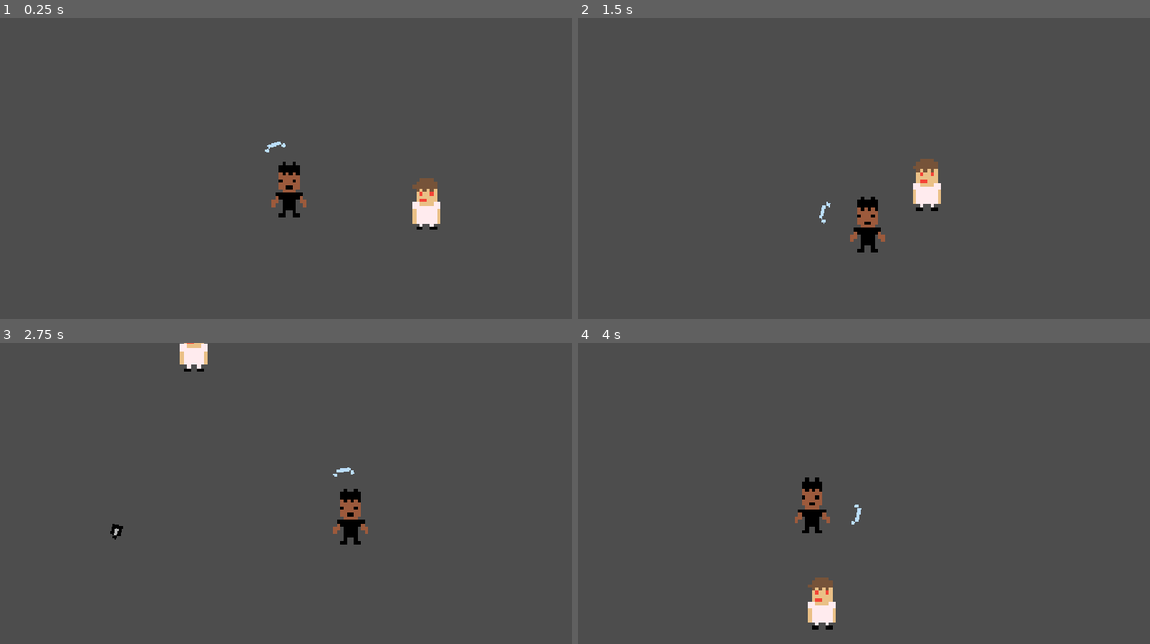
Above: before the commit, frames 1-4 (two rows, left to right).
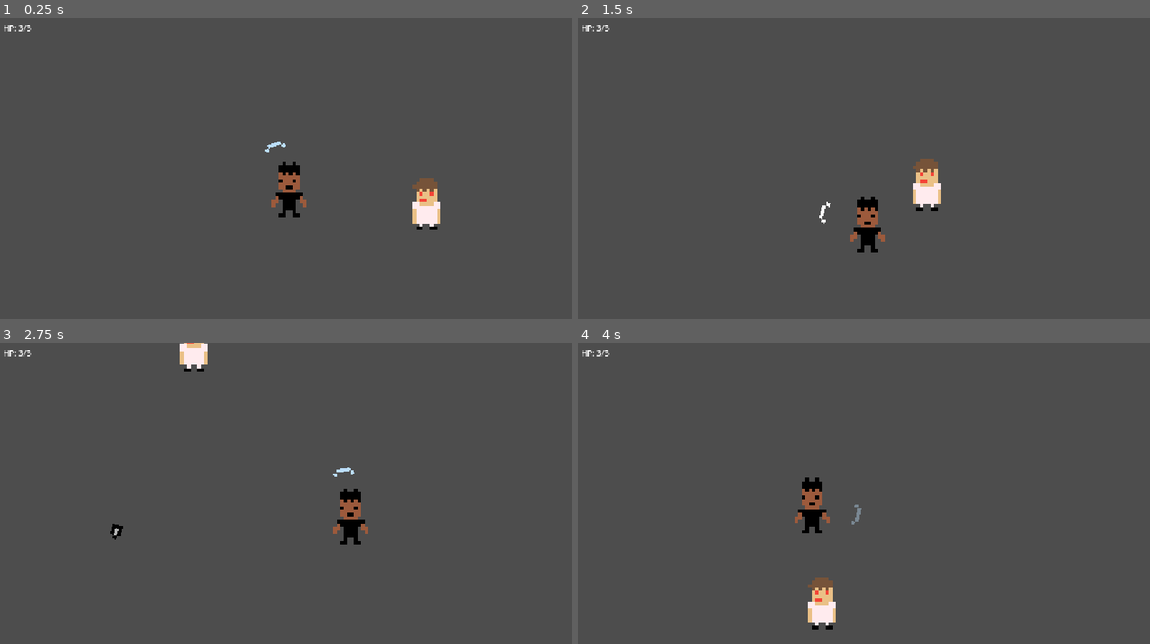
Above: after the commit, the same moments.

Repository: mcl-playz/notmyproblem
Game: Godot game, scene res://scenes/game.tscn
Same seed, same stepped clock (60 frames per second), same inputs: the game is played once before the commit and once after it.
Inputs (mouse positions are in pixels of both pictures, inside the frame that each line leads up to):
- Up to frame 1 (0.25 s): no input
- Up to frame 2 (1.5 s): tap Enter at 0.5 s; move the mouse to (989, 162) at 0.52 s; hold D (right) 0.53-1.28 s; click (989, 162) at 0.6 s; move the mouse to (749, 195) at 1.27 s; hold S (backward) from 1.28 s (still down); click (749, 195) at 1.35 s
- Up to frame 3 (2.75 s): move the mouse to (343, 433) at 2.02 s; release S (backward) at 2.03 s; hold D (right) from 2.03 s (still down); click (343, 433) at 2.1 s
- Up to frame 4 (4 s): move the mouse to (835, 568) at 2.77 s; release D (right) at 2.78 s; hold W (forward) 2.78-3.53 s; click (835, 568) at 2.85 s; move the mouse to (1035, 550) at 3.52 s; hold A (left) from 3.53 s (still down); click (1035, 550) at 3.6 s

The runs differ from the first frame. In frame 1, less than 0.1% of the frame differs, in the area x 0-6%, y 2-5%; in frame 2, less than 0.1%; in frame 3, less than 0.1%; in frame 4, less than 0.1%, in the area x 0-50%, y 2-61%.

Commit message:
feat: add player health and timed parry
Bullets now damage the player, and the shield only deflects them during a short window after a left click, with a cooldown so spamming does not work.

Diff:
--- a/project.godot
+++ b/project.godot
@@ -46,6 +46,11 @@
 "events": [Object(InputEventKey,"resource_local_to_scene":false,"resource_name":"","device":-1,"window_id":0,"alt_press …(192 unchanged characters)…
 ]
 }
+parry={
+"deadzone": 0.2,
+"events": [Object(InputEventMouseButton,"resource_local_to_scene":false,"resource_name":"","device":-1,"window_id":0,"alt_pressed":false,"shift_pressed":false,"ctrl_pressed":false,"meta_pressed":false,"button_mask":0,"position":Vector2(0, 0),"global_position":Vector2(0, 0),"factor":1.0,"button_index":1,"canceled":false,"pressed":false,"double_click":false,"script":null)
+]
+}
 
 [physics]
 
--- a/scenes/bullet.tscn
+++ b/scenes/bullet.tscn
@@ -18,11 +18,12 @@
 [node name="CollisionShape2D" type="CollisionShape2D" parent="." unique_id=1582296507]
 shape = SubResource("RectangleShape2D_fnkrl")
 
-[node name="ShieldDetector" type="Area2D" parent="." unique_id=1939181266]
+[node name="Hitbox" type="Area2D" parent="." unique_id=1939181266]
 collision_layer = 16
-collision_mask = 8
+collision_mask = 9
 
-[node name="CollisionShape2D" type="CollisionShape2D" parent="ShieldDetector" unique_id=1897840096]
+[node name="CollisionShape2D" type="CollisionShape2D" parent="Hitbox" unique_id=1897840096]
 shape = SubResource("RectangleShape2D_fnkrl")
 
-[connection signal="area_entered" from="ShieldDetector" to="." method="_on_shield_entered"]
+[connection signal="area_entered" from="Hitbox" to="." method="_on_shield_entered"]
+[connection signal="body_entered" from="Hitbox" to="." method="_on_body_entered"]
--- a/scenes/player.tscn
+++ b/scenes/player.tscn
@@ -42,3 +42,10 @@
 
 [node name="CollisionShape2D" type="CollisionShape2D" parent="Shield" unique_id=1765306481]
 shape = SubResource("RectangleShape2D_fnkrl")
+
+[node name="HUD" type="CanvasLayer" parent="." unique_id=1402236718]
+
+[node name="HealthLabel" type="Label" parent="HUD" unique_id=730815396]
+offset_left = 8.0
+offset_top = 8.0
+text = "HP: 3/3"
--- a/scripts/bullet.gd
+++ b/scripts/bullet.gd
@@ -1,6 +1,7 @@
 extends CharacterBody2D
 
 @export var speed: float = 100.0
+@export var damage: int = 1
 
 var direction: Vector2
 
@@ -14,6 +15,14 @@
 	move_and_slide()
 
 
-func _on_shield_entered(shield: Area2D) -> void:
+func _on_shield_entered(shield: Shield) -> void:
+	if not shield.is_parrying:
+		return
 	direction = direction.bounce(shield.global_position.direction_to(global_position))
 	rotation = direction.angle()
+
+
+func _on_body_entered(body: Node2D) -> void:
+	if body is Player:
+		body.take_damage(damage)
+		queue_free()
--- a/scripts/player.gd
+++ b/scripts/player.gd
@@ -1,8 +1,17 @@
+class_name Player
 extends CharacterBody2D
 
 @export var speed: float = 100.0
 @export var acceleration: float = 1000.0
 @export var friction: float = 1000.0
+@export var max_health: int = 3
+
+@onready var health: int = max_health
+@onready var health_label: Label = $HUD/HealthLabel
+
+
+func _ready() -> void:
+	_update_health_label()
 
 
 func _physics_process(delta: float) -> void:
@@ -14,3 +23,14 @@
 		velocity = velocity.move_toward(Vector2.ZERO, friction * delta)
 
 	move_and_slide()
+
+
+func take_damage(amount: int) -> void:
+	health = maxi(health - amount, 0)
+	_update_health_label()
+	if health == 0:
+		get_tree().reload_current_scene()
+
+
+func _update_health_label() -> void:
+	health_label.text = "HP: %d/%d" % [health, max_health]
--- a/scripts/shield.gd
+++ b/scripts/shield.gd
@@ -1,15 +1,40 @@
+class_name Shield
 extends Area2D
 
 @export var padding: float = 5.0
+## How long the shield deflects bullets after a click, in seconds.
+@export var parry_window: float = 0.3
+## Time after a click before the next click can parry, in seconds.
+@export var parry_cooldown: float = 0.4
+
+var parry_time_left: float = 0.0
+var cooldown_left: float = 0.0
+var is_parrying: bool:
+	get:
+		return parry_time_left > 0.0
 
 @onready var player: Node2D = get_parent()
 @onready var sprite: AnimatedSprite2D = $"../Sprite"
+@onready var shield_sprite: Sprite2D = $Sprite
 
 
-func _process(_delta: float) -> void:
+func _process(delta: float) -> void:
 	var frame_size := sprite.sprite_frames.get_frame_texture(sprite.animation, sprite.frame).get_size()
 	var player_radius := maxf(frame_size.x * sprite.global_scale.x, frame_size.y * sprite.global_scale.y) / 2.0
 
 	var offset := player.global_position.direction_to(get_global_mouse_position()) * (player_radius + padding)
 	global_position = player.global_position + offset
 	rotation = offset.angle() + PI / 2
+
+	parry_time_left = maxf(parry_time_left - delta, 0.0)
+	cooldown_left = maxf(cooldown_left - delta, 0.0)
+	if Input.is_action_just_pressed("parry") and cooldown_left == 0.0:
+		parry_time_left = parry_window
+		cooldown_left = parry_cooldown
+
+	if is_parrying:
+		shield_sprite.modulate = Color(1.8, 1.8, 1.8)
+	elif cooldown_left > 0.0:
+		shield_sprite.modulate = Color(1, 1, 1, 0.4)
+	else:
+		shield_sprite.modulate = Color.WHITE
